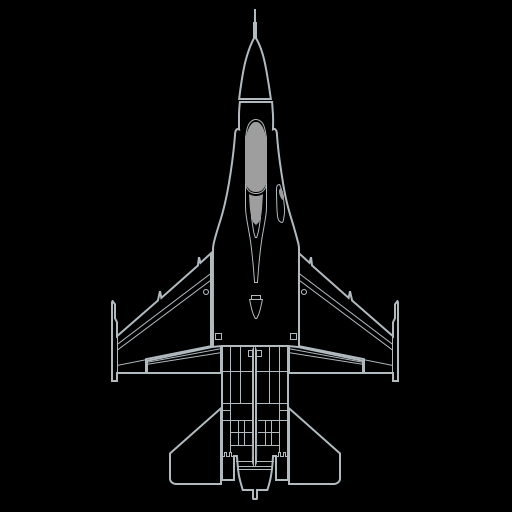
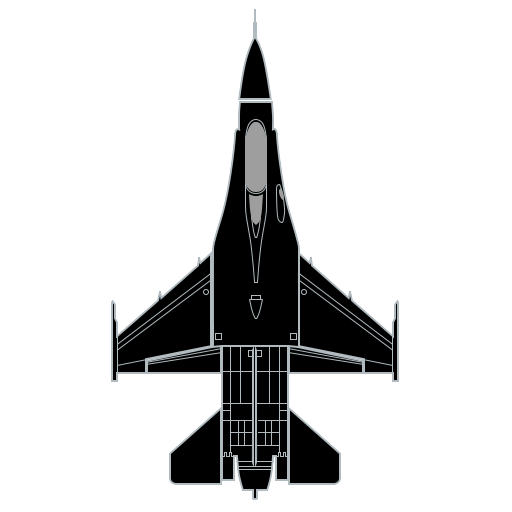
Two versions of the same layered image (512x512). Layer-by-layer changes:
painted on "Nose cone" over box(268, 77, 270, 87)
hid "Background" over box(0, 0, 512, 512)